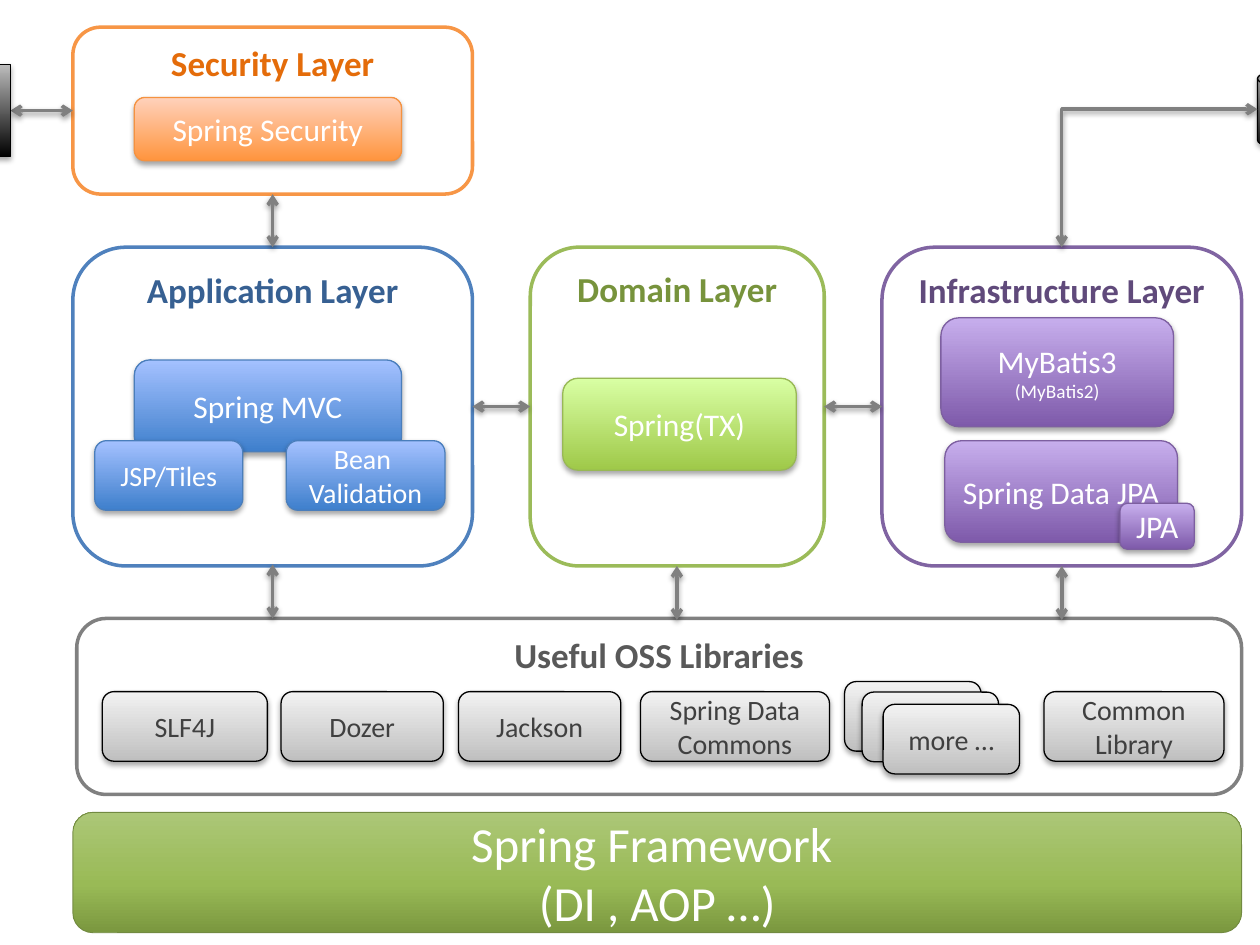
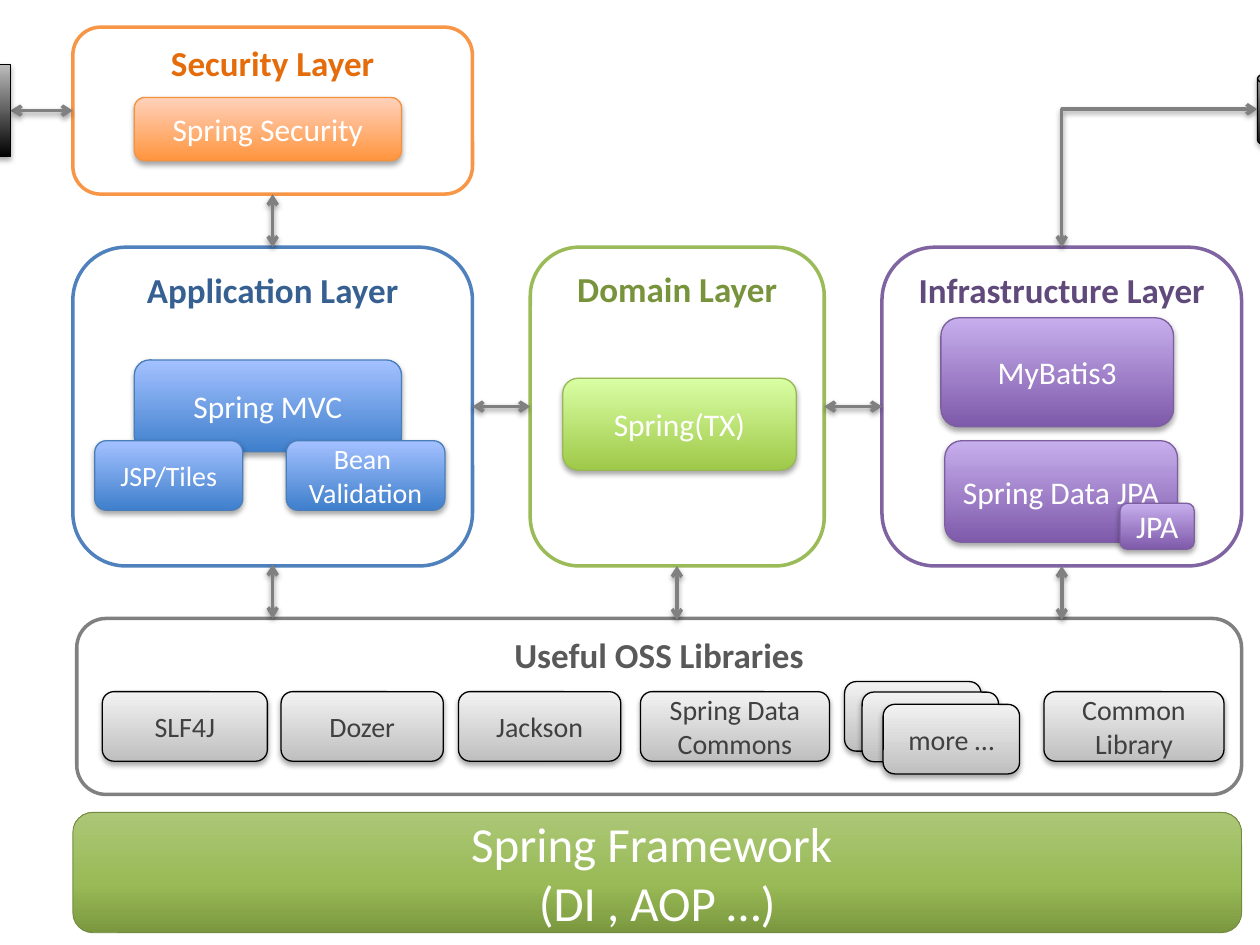
Before and after one commit to garbagetown/guideline, a slide deck: slide 2 of source/Overview/images_FrameworkStack/materialFrameworkStack.pptx. Drawn at 1260x945 pixels with LibreOffice and Linux fonts; fonts in the diff are those of the drawing. Boxes give left, top, right and bottom in pixels: in the first picture for what was removed or moved away, otherwise in the second. Text is boxed around its words. In the diff, an @@ line names an element or a change of style, - is before the commit and + after.

Commit message:
Remove explanation of the MyBatis2. #837

```diff
--- a/source/Overview/images_FrameworkStack/materialFrameworkStack.pptx
+++ b/source/Overview/images_FrameworkStack/materialFrameworkStack.pptx
@@ text in rounded rectangle at (x1=1015, y1=384, x2=1099, y2=401): paragraph removed @@
-(MyBatis2)
```
Also in this commit, not shown: 26 other files.
